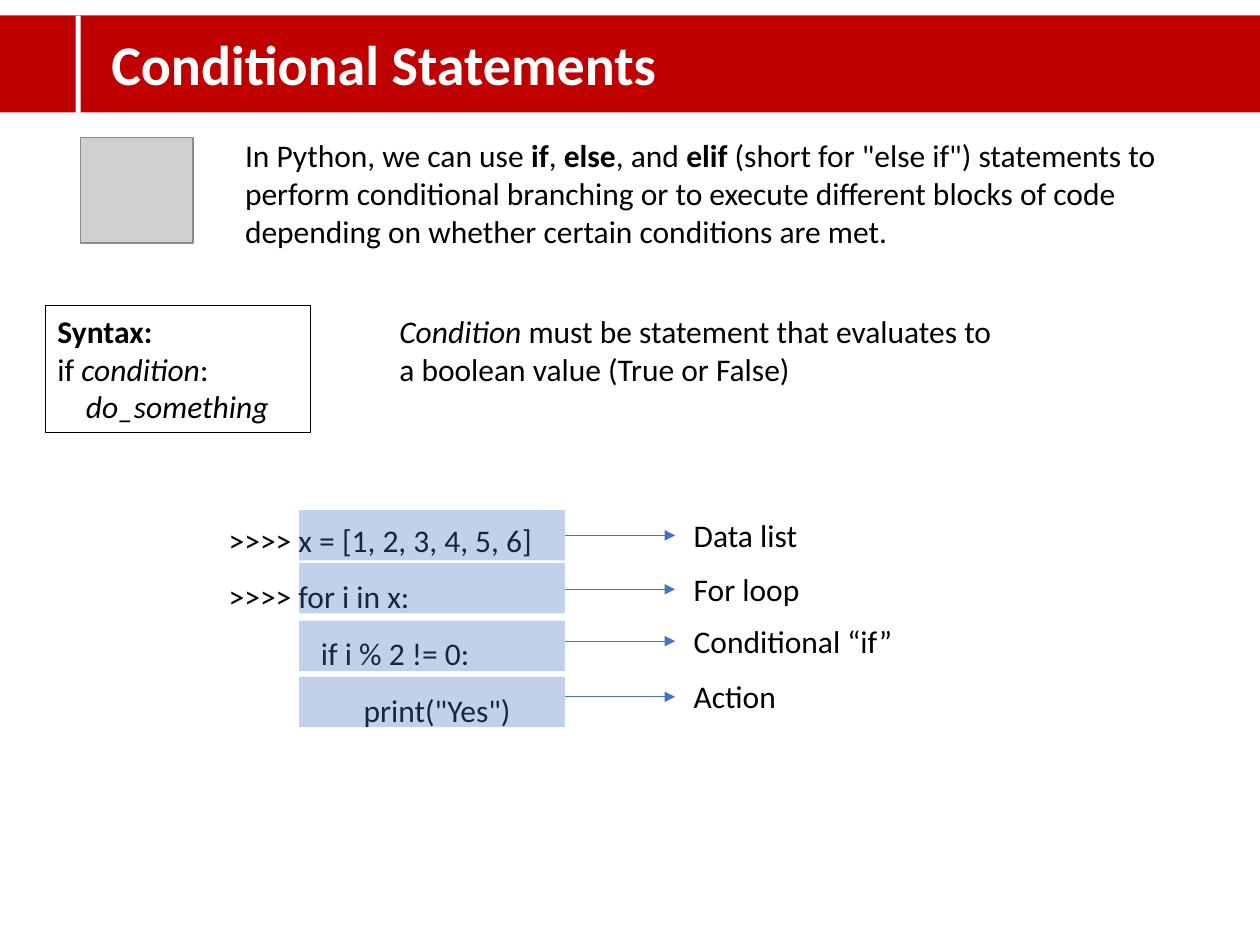
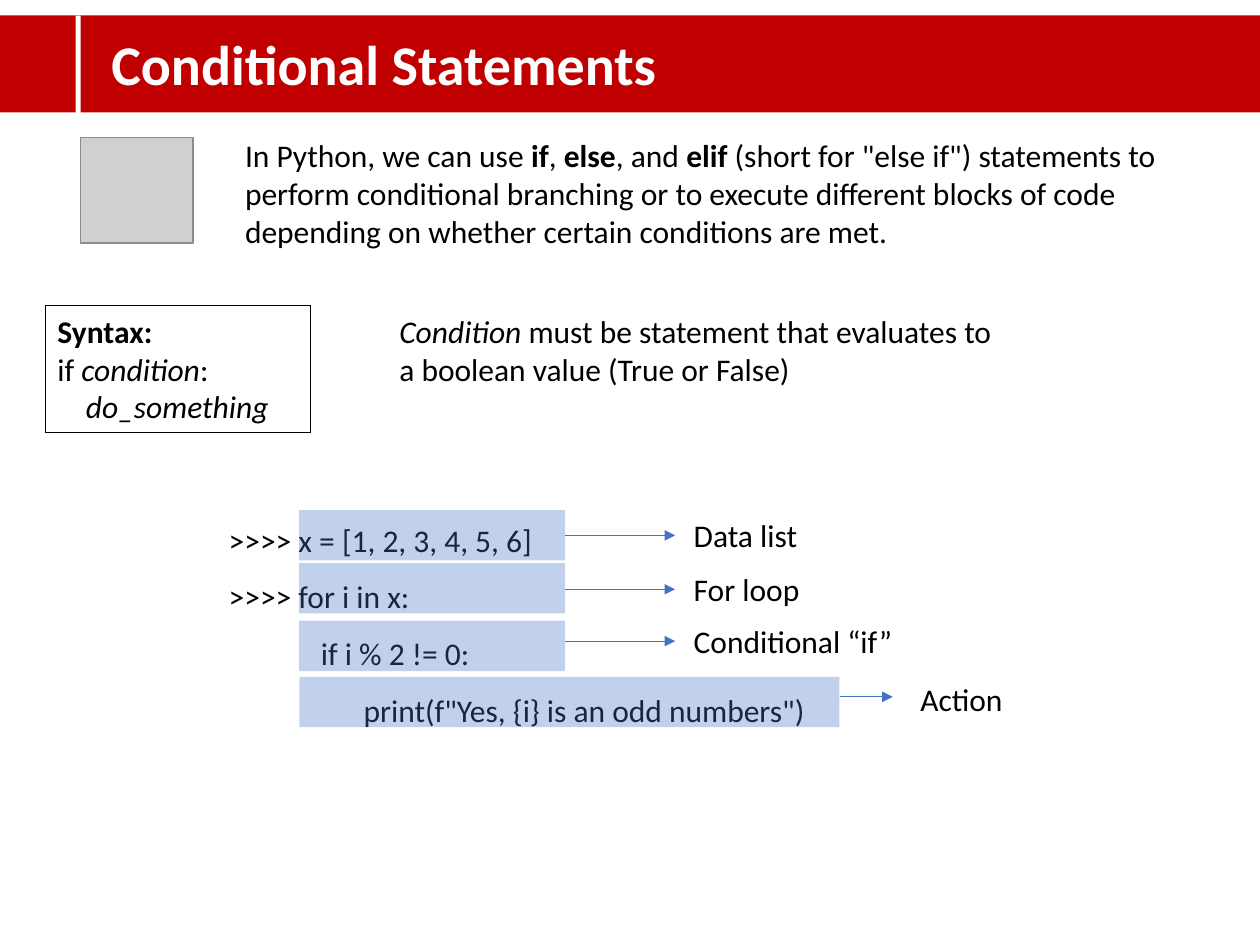
Before and after one commit to research-pedputra/main, a slide deck: slide 2 of docs/Lecture_003.pptx. Drawn at 1260x945 pixels with LibreOffice and Linux fonts; fonts in the diff are those of the drawing; grey boxes stand for pictures; background and template pictures are left out. Boxes give left, top, right and bottom in pixels: in the first picture for what was removed or moved away, otherwise in the second. Text is boxed around its words. In the diff, an @@ line names an element or a change of style, - is before the commit and + after.

```diff
--- a/docs/Lecture_003.pptx
+++ b/docs/Lecture_003.pptx
@@ rectangle: place and size @@
-rectangle at (300, 677, 566, 727)
+rectangle at (300, 677, 840, 727)
@@ text "Action": place and size @@
-text "Action" at (694, 686, 776, 709)
+text "Action" at (920, 689, 1002, 712)
@@ text at (364, 699, 804, 729): text changed @@
-print("Yes")
+print(f"Yes, {i} is an odd numbers")
@@ arrow moved from (564, 697) - (675, 697) to (839, 697) - (892, 697) @@
```
Also in this commit, not shown: 8 other files.
